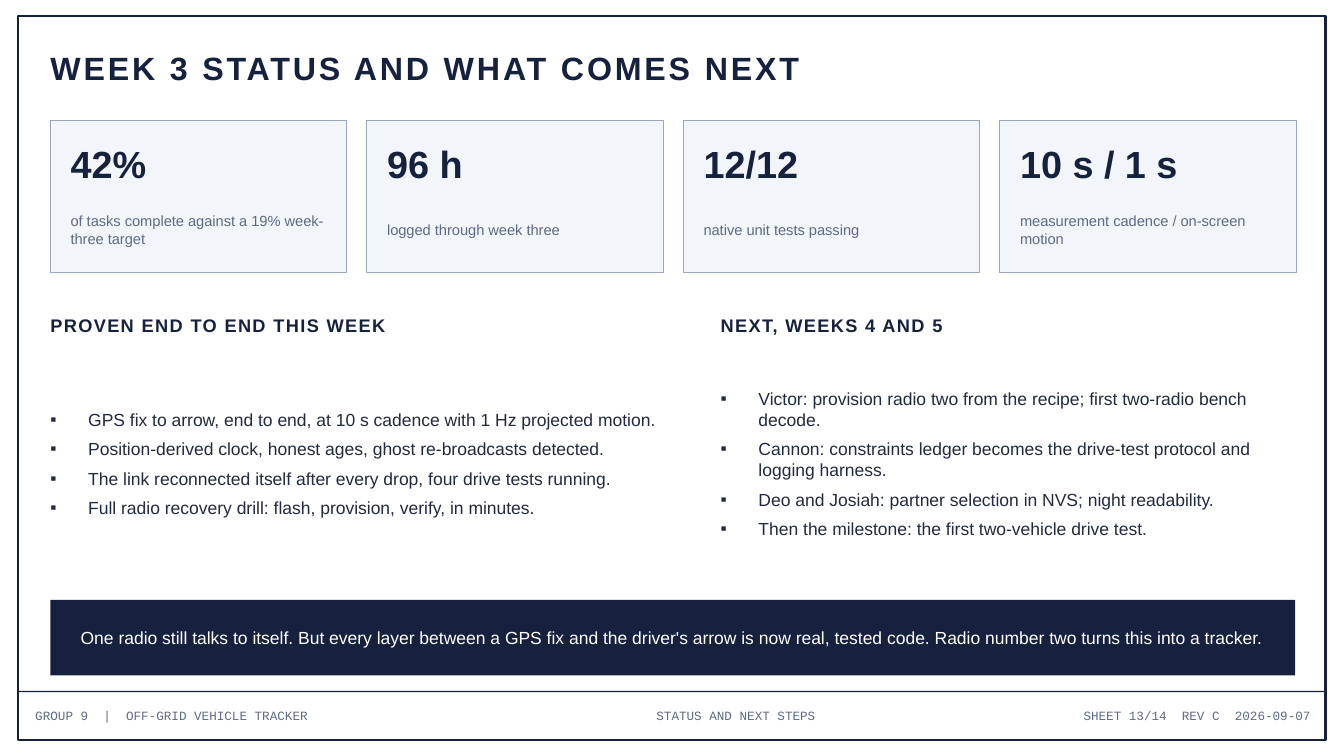
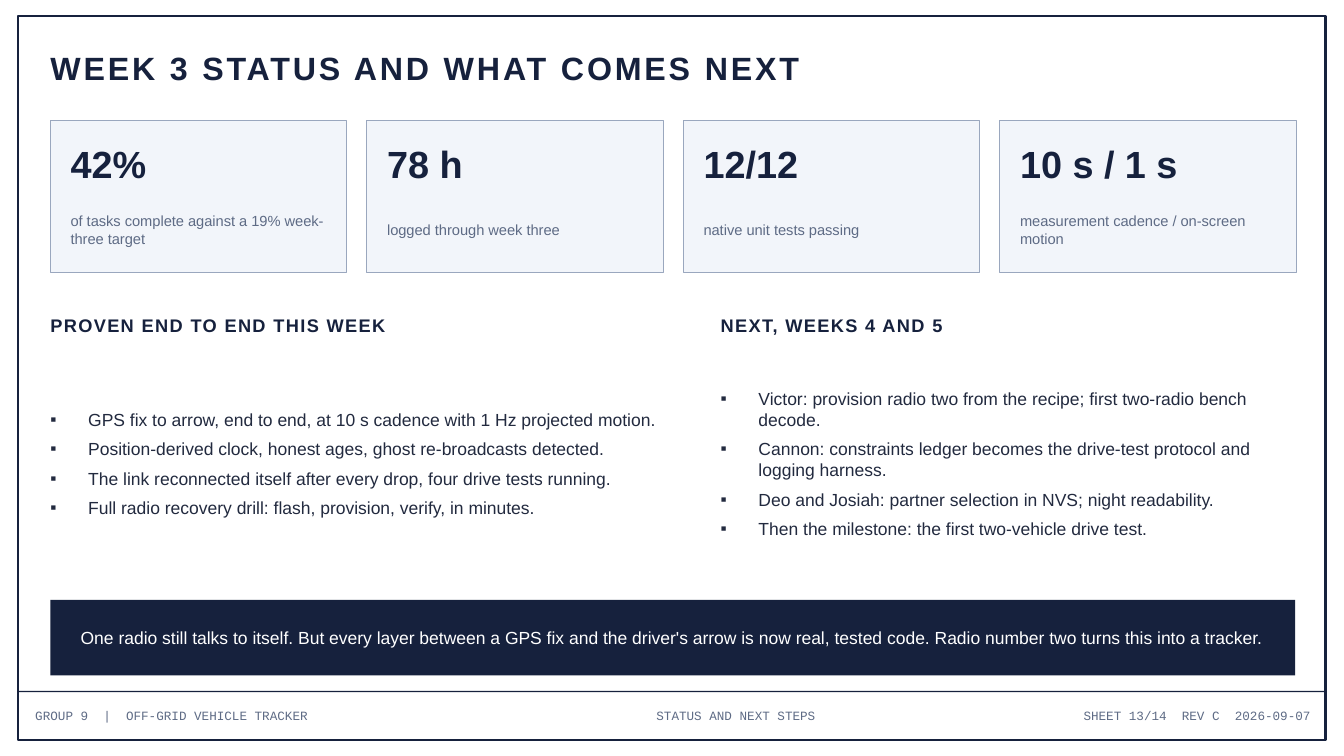
Before and after one commit to deosgracius/offgrid-vehicle-tracker, a slide deck: slide 13 of docs/presentations/Group9_Presentation3_Week3.pptx. Drawn at 1344x756 pixels with LibreOffice and Linux fonts; fonts in the diff are those of the drawing. Boxes give left, top, right and bottom in pixels: in the first picture for what was removed or moved away, otherwise in the second. Text is boxed around its words. In the diff, an @@ line names an element or a change of style, - is before the commit and + after.

```diff
--- a/docs/presentations/Group9_Presentation3_Week3.pptx
+++ b/docs/presentations/Group9_Presentation3_Week3.pptx
@@ text at [387,150,463,179]: text changed @@
-96 h
+78 h
```
Also in this commit, not shown: 1 other slide changed, 1 other file.
